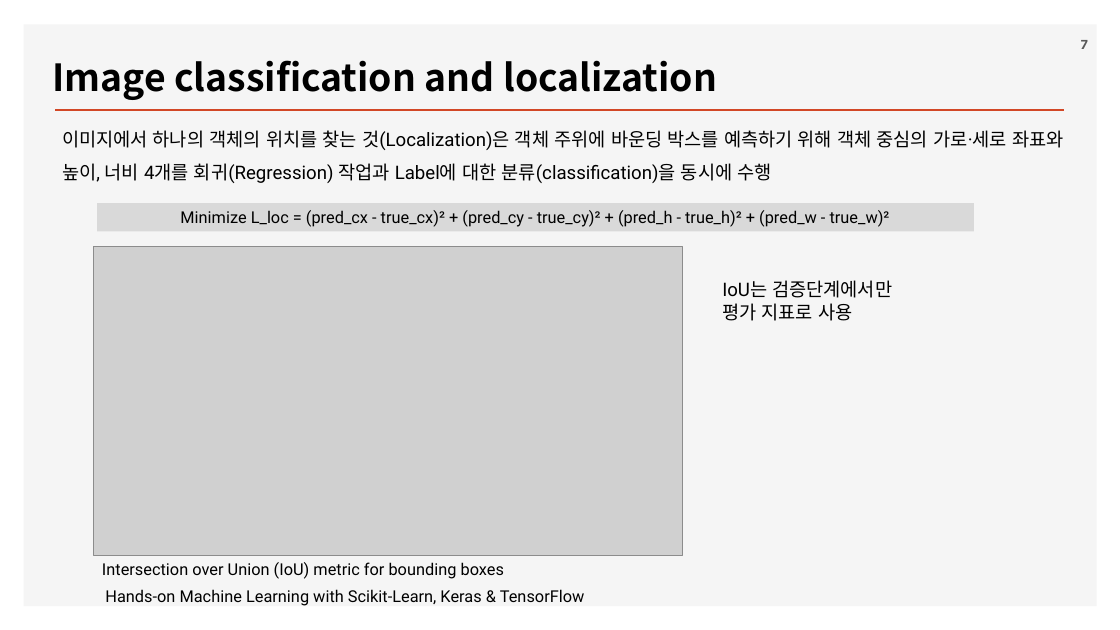
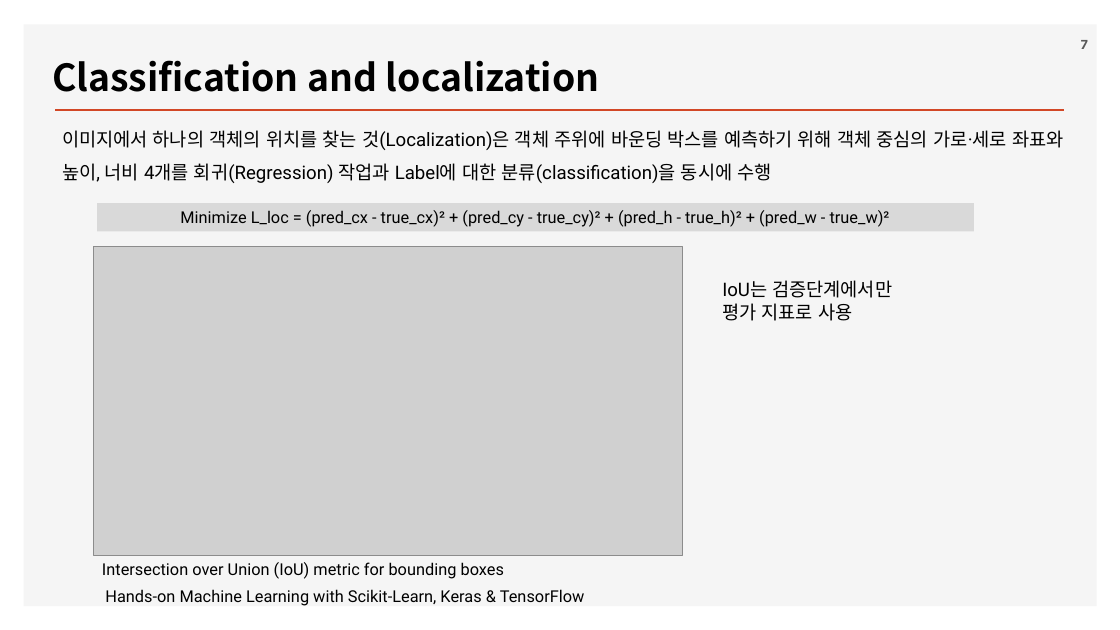
Before and after one commit to ancestor9/2026_Fall_Deep-Learning-with-Python, a slide deck: slide 7 of Chapter 11 Image segmentation.pptx. Drawn at 1120x630 pixels with LibreOffice and Linux fonts; fonts in the diff are those of the drawing; grey boxes stand for pictures; background and template pictures are left out. Boxes give left, top, right and bottom in pixels: in the first picture for what was removed or moved away, otherwise in the second. Text is boxed around its words. In the diff, an @@ line names an element or a change of style, - is before the commit and + after.

```diff
--- a/Chapter 11 Image segmentation.pptx
+++ b/Chapter 11 Image segmentation.pptx
@@ text at <box>52,60,600,92</box>: text changed @@
-Image classification and localization
+Classification and localization
```
Also in this commit, not shown: 9 other slides changed.
